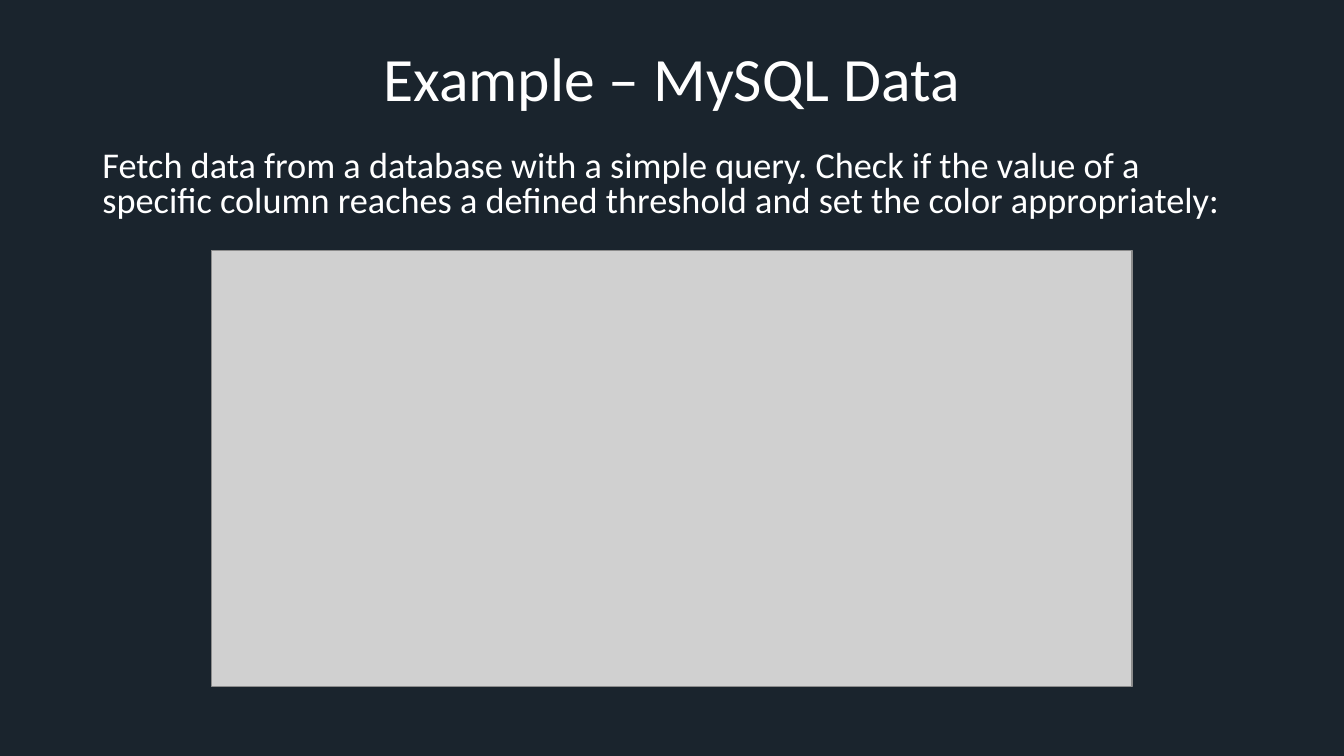
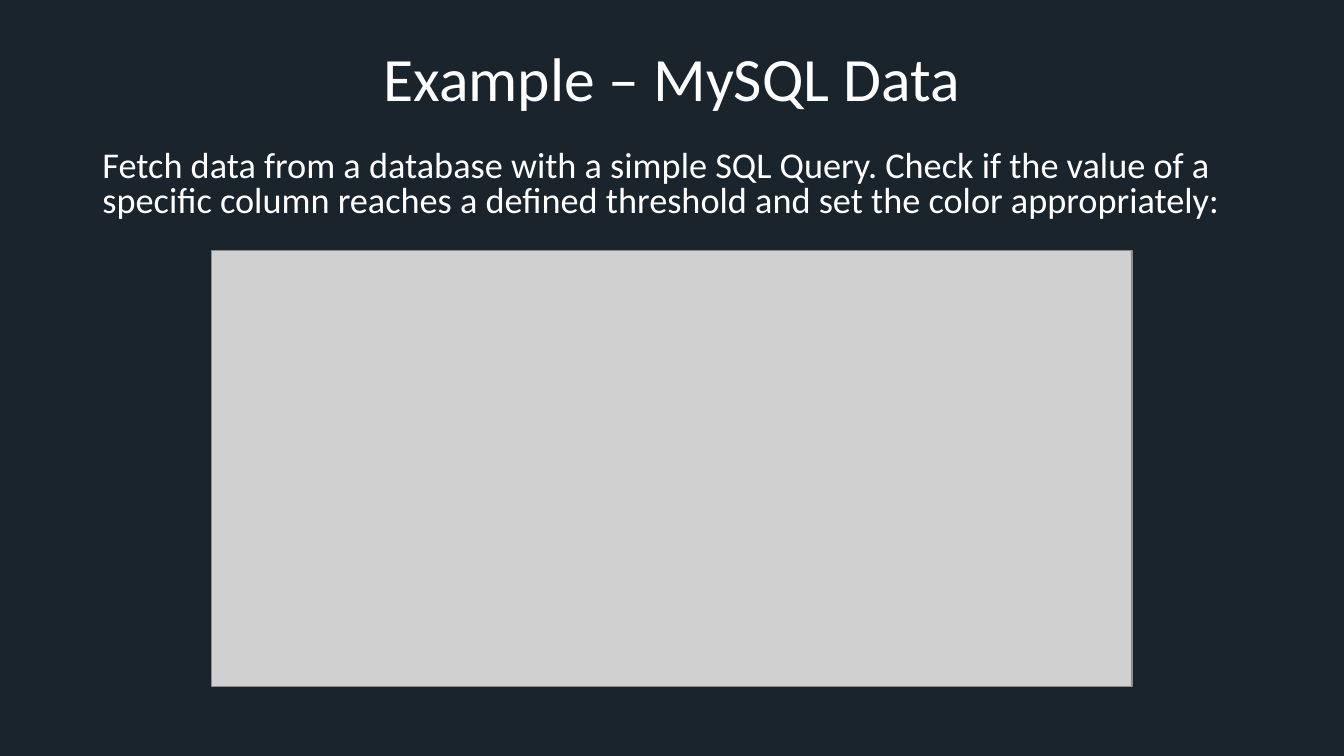
Before and after one commit to xresch/CoreFramework, a slide deck: slide 13 of docs/CFW_Features.pptx (slide 11 before the commit). Drawn at 1344x756 pixels with LibreOffice and Linux fonts; fonts in the diff are those of the drawing; grey boxes stand for pictures. Boxes give left, top, right and bottom in pixels: in the first picture for what was removed or moved away, otherwise in the second. Text is boxed around its words. In the diff, an @@ line names an element or a change of style, - is before the commit and + after.

Commit message:
Slides: Added more slides

```diff
--- a/docs/CFW_Features.pptx
+++ b/docs/CFW_Features.pptx
@@ text at (102,152,1219,219): text changed @@
-Fetch data from a database with a simple query. Check if the value of a specific column reaches a defined threshold and set the color appropriately:
+Fetch data from a database with a simple SQL Query. Check if the value of a specific column reaches a defined threshold and set the color appropriately:
```
Also in this commit, not shown: 8 other slides changed, 13 slides added, 2 other files.
